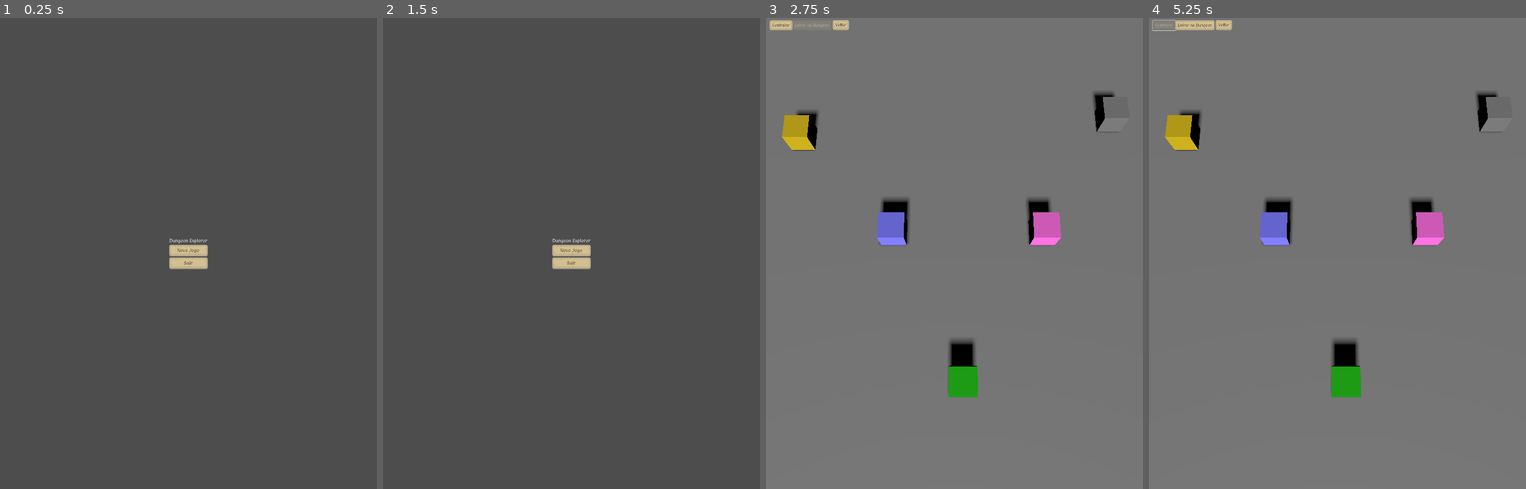
Above: before the commit, frames 1-4 (left to right).
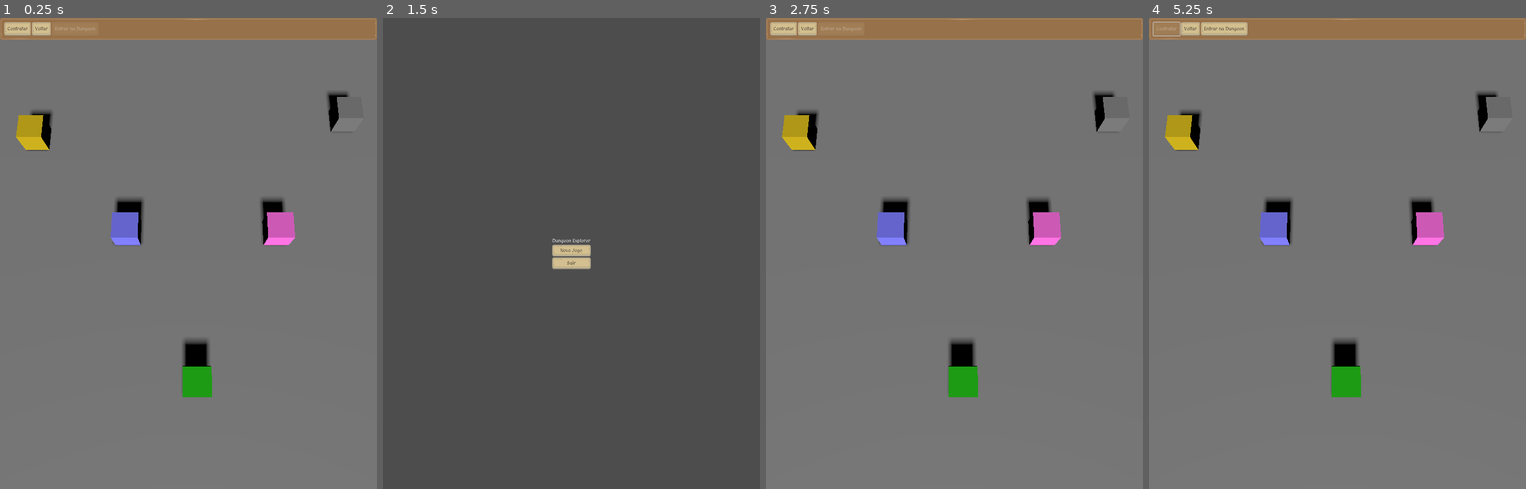
Above: after the commit, the same moments.

Repository: lazaromenezes/dungeon-explorer-godot
Game: Godot game, scene res://scenes/tavern/tavern.tscn
The game is run twice, just before and just after one commit, with the same random seed, the same clock (stepped at 60 frames per second) and the same inputs. Before the commit the project starts from res://scenes/title_window/main_menu.tscn.
Inputs (mouse positions are in pixels of both pictures, inside the frame that each line leads up to):
- Up to frame 1 (0.25 s): no input
- Up to frame 2 (1.5 s): click (401, 27) at 0.5 s, where only the run after the commit has a clickable "Contratar"; click (424, 27) at 1.25 s, where only the run after the commit has a clickable "Voltar"
- Up to frame 3 (2.75 s): click "Novo Jogo" at 2 s
- Up to frame 4 (5.25 s): click "Contratar" at 2.75 s; click "Voltar" at 3.5 s; click "Novo Jogo" at 4.25 s; click "Contratar" at 5 s

The runs differ from the first frame. In frame 1, 99% of the frame differs, in the area x 0-100%, y 0-100%; in frame 2, nothing differs; in frame 3, 4.6%; in frame 4, 4.5%.

Commit message:
Big UI revamp to enable showing looted items

Diff:
--- a/project.godot
+++ b/project.godot
@@ -11,7 +11,7 @@
 [application]
 
 config/name="dungeon-explorer"
-run/main_scene="res://scenes/title_window/main_menu.tscn"
+run/main_scene="res://scenes/tavern/tavern.tscn"
 config/features=PackedStringArray("4.1", "Mobile")
 config/icon="res://icon.svg"
 
--- a/scenes/dungeon/dungeon.gd
+++ b/scenes/dungeon/dungeon.gd
@@ -135,19 +135,20 @@
 func _on_phase_completed():
 	current_phase_completed.emit()
 
-func _on_next_wave_confirmed():
+func _on_next_wave_confirmed(): # next wave
 	_current_phase.complete()
 	_start_turn()
 
-func _on_next_wave_cancelled():
+func _on_next_wave_cancelled(): # wave canceled
 	_current_phase.complete()
 	_on_run_away()
 
-func _on_run_away():
+func _on_run_away(): # game over
 	get_tree().change_scene_to_file("res://scenes/tavern/tavern.tscn")
 
 func _on_chest_resolved(looted_items):
-	print(looted_items)
+	for item in looted_items:
+		$ExplorationHUD.add_to_inventory(item)
 
 func _on_potion_resolved(selection: Dictionary):
 	for hireling in $Hirelings.get_children():
--- a/scenes/dungeon/dungeon.tscn
+++ b/scenes/dungeon/dungeon.tscn
@@ -123,37 +123,6 @@
 confirm_button = "Sim"
 cancel_button = "Não"
 
-[node name="RunAwayButton" type="Button" parent="ExplorationHUD"]
-layout_mode = 0
-offset_left = 15.0
-offset_top = 64.0
-offset_right = 62.0
-offset_bottom = 95.0
-text = "Fugir"
-
-[node name="DungeonLevelText" type="Label" parent="ExplorationHUD"]
-layout_mode = 0
-offset_left = 14.0
-offset_top = 32.0
-offset_right = 169.0
-offset_bottom = 58.0
-text = "Nível da Dungeon: 0"
-
-[node name="DragonAwereness" type="Label" parent="ExplorationHUD"]
-layout_mode = 0
-offset_left = 15.0
-offset_top = 104.0
-offset_right = 163.0
-offset_bottom = 130.0
-text = "Alerta de Dragão: 0"
-
-[node name="CurrentPhase" type="Label" parent="ExplorationHUD"]
-layout_mode = 0
-offset_left = 14.0
-offset_right = 154.0
-offset_bottom = 26.0
-text = "Fase do Turno: %s"
-
 [node name="GameOverDialog" parent="ExplorationHUD" instance=ExtResource("7_qitpp")]
 visible = false
 layout_mode = 1
@@ -182,7 +151,60 @@
 offset_right = -576.0
 offset_bottom = -324.0
 
+[node name="Footer" type="PanelContainer" parent="ExplorationHUD"]
+clip_contents = true
+custom_minimum_size = Vector2(0, 100)
+layout_mode = 1
+anchors_preset = 12
+anchor_top = 1.0
+anchor_right = 1.0
+anchor_bottom = 1.0
+grow_horizontal = 2
+grow_vertical = 0
+size_flags_horizontal = 3
+size_flags_vertical = 4
+
+[node name="BottomPanel" type="HBoxContainer" parent="ExplorationHUD/Footer"]
+layout_mode = 2
+size_flags_horizontal = 0
+size_flags_vertical = 4
+theme_override_constants/separation = 10
+
+[node name="Label" type="Label" parent="ExplorationHUD/Footer/BottomPanel"]
+layout_mode = 2
+size_flags_horizontal = 2
+text = "Inventário"
+
+[node name="Header" type="PanelContainer" parent="ExplorationHUD"]
+custom_minimum_size = Vector2(0, 75)
+layout_mode = 1
+anchors_preset = 10
+anchor_right = 1.0
+offset_bottom = 75.0
+grow_horizontal = 2
+
+[node name="TopPanel" type="HBoxContainer" parent="ExplorationHUD/Header"]
+custom_minimum_size = Vector2(0, 45)
+layout_mode = 2
+theme_override_constants/separation = 20
+
+[node name="CurrentPhase" type="Label" parent="ExplorationHUD/Header/TopPanel"]
+layout_mode = 2
+text = "Fase do Turno: %s"
+
+[node name="DungeonLevelText" type="Label" parent="ExplorationHUD/Header/TopPanel"]
+layout_mode = 2
+text = "Nível da Dungeon: 0"
+
+[node name="DragonAwereness" type="Label" parent="ExplorationHUD/Header/TopPanel"]
+layout_mode = 2
+text = "Alerta de Dragão: 0"
+
+[node name="RunAwayButton" type="Button" parent="ExplorationHUD/Header/TopPanel"]
+layout_mode = 2
+text = "Fugir"
+
 [connection signal="cancelled" from="ExplorationHUD/NextWaveDialog" to="." method="_on_next_wave_cancelled"]
 [connection signal="confirmed" from="ExplorationHUD/NextWaveDialog" to="." method="_on_next_wave_confirmed"]
-[connection signal="pressed" from="ExplorationHUD/RunAwayButton" to="." method="_on_run_away"]
 [connection signal="confirmed" from="ExplorationHUD/GameOverDialog" to="." method="_on_run_away"]
+[connection signal="pressed" from="ExplorationHUD/Header/TopPanel/RunAwayButton" to="." method="_on_run_away"]
--- a/scenes/dungeon/hud.gd
+++ b/scenes/dungeon/hud.gd
@@ -4,6 +4,8 @@
 const DUNGEON_LEVEL_LABEL: String = "Nível da Dungeon: %s"
 const DRAGON_AWARENESS_LABEL: String = "Alerta de Dragão: %d"
 const CURRENT_PHASE_LABEL: String = "Fase do Turno: %s"
+
+const IventoryButton = preload("res://scenes/ui/item_button/item_button.tscn")
 
 func show_alert(message: String):
 	$Alert.visible = false
@@ -19,10 +21,15 @@
 	$GameOverDialog.show()
 
 func on_phase_started(phase_name: String):
-	$CurrentPhase.text = CURRENT_PHASE_LABEL % phase_name
+	$Header/TopPanel/CurrentPhase.text = CURRENT_PHASE_LABEL % phase_name
 
 func on_level_changed(current_level: int):
-	$DungeonLevelText.text = DUNGEON_LEVEL_LABEL % current_level
+	$Header/TopPanel/DungeonLevelText.text = DUNGEON_LEVEL_LABEL % current_level
 
 func on_dragon_alerted(dragon_awareness: int):
-	$DragonAwereness.text = DRAGON_AWARENESS_LABEL % dragon_awareness
+	$Header/TopPanel/DragonAwereness.text = DRAGON_AWARENESS_LABEL % dragon_awareness
+
+func add_to_inventory(item):
+	var button = IventoryButton.instantiate()
+	button.item = item
+	$Footer/BottomPanel.add_child(button)
--- a/scenes/items/loot_item/chest/chest.gd
+++ b/scenes/items/loot_item/chest/chest.gd
@@ -1,5 +1,7 @@
 extends LootItem
 class_name Chest
+
+@export var available_items: Array[ItemDefinition]
 
 const OpenChest = preload("res://scenes/ui/open_chest/open_chest.tscn")
 
@@ -13,15 +15,15 @@
 	resolved.emit(looted_items)
 
 func _draw_loot(amount: int):
-	var looted_items = Array()
+	var looted_items: Array[ItemDefinition] = []
 
 	for item in amount:
-		var looted_item = GameConstants.Item.keys().pick_random()
+		var looted_item = self.available_items.pick_random()
 		looted_items.append(looted_item)
 
 	return looted_items
 
-func _show_loot(looted_items):
+func _show_loot(looted_items: Array[ItemDefinition]):
 	var open_chest = OpenChest.instantiate()
 	get_tree().root.add_child(open_chest)
 	open_chest.show_loot(looted_items)
--- a/scenes/items/loot_item/chest/chest.tscn
+++ b/scenes/items/loot_item/chest/chest.tscn
@@ -1,12 +1,23 @@
-[gd_scene load_steps=5 format=3 uid="uid://ca0n7nb4gya7x"]
+[gd_scene load_steps=15 format=3 uid="uid://ca0n7nb4gya7x"]
 
 [ext_resource type="PackedScene" uid="uid://bfcn1333vxv3p" path="res://scenes/items/loot_item/loot_item.tscn" id="1_0bhr3"]
 [ext_resource type="Resource" uid="uid://q4e8yecggj6r" path="res://scenes/items/loot_item/chest/chest.tres" id="2_ffrga"]
 [ext_resource type="Material" uid="uid://ciar62gxvpv8r" path="res://materials/basic/pink.tres" id="2_t3hjh"]
 [ext_resource type="Script" path="res://scenes/items/loot_item/chest/chest.gd" id="2_veemy"]
+[ext_resource type="Resource" uid="uid://d2udwo13mpvtw" path="res://scenes/items/loot_item/item_definitions/vorpal_sword.tres" id="3_aestm"]
+[ext_resource type="Resource" uid="uid://c8fn5mxasgg33" path="res://scenes/items/loot_item/item_definitions/bait.tres" id="3_mp8kd"]
+[ext_resource type="Resource" uid="uid://bbbp5rytm0m83" path="res://scenes/items/loot_item/item_definitions/talisman.tres" id="4_nqbfc"]
+[ext_resource type="Resource" uid="uid://c8ioefi34j1xv" path="res://scenes/items/loot_item/item_definitions/dragon_scale.tres" id="4_uwqb7"]
+[ext_resource type="Resource" uid="uid://dy8ljoil8tsbt" path="res://scenes/items/loot_item/item_definitions/lute.tres" id="5_1naf6"]
+[ext_resource type="Resource" uid="uid://b6h45uv0nlxhh" path="res://scenes/items/loot_item/item_definitions/portal.tres" id="6_2byfr"]
+[ext_resource type="Resource" uid="uid://clj0cgddx1kb" path="res://scenes/items/loot_item/item_definitions/potion.tres" id="7_fa4nw"]
+[ext_resource type="Resource" uid="uid://1h1k76qi43hv" path="res://scenes/items/loot_item/item_definitions/ring.tres" id="8_giy88"]
+[ext_resource type="Resource" uid="uid://b20rqd2vyfgr1" path="res://scenes/items/loot_item/item_definitions/scepter.tres" id="9_6o253"]
+[ext_resource type="Resource" uid="uid://dkiqg76p2jou5" path="res://scenes/items/loot_item/item_definitions/thief_tools.tres" id="11_f76xp"]
 
 [node name="Chest" instance=ExtResource("1_0bhr3")]
 script = ExtResource("2_veemy")
+available_items = Array[Resource("res://scenes/items/loot_item/item_definitions/item_definition.gd")]([ExtResource("3_mp8kd"), ExtResource("4_uwqb7"), ExtResource("5_1naf6"), ExtResource("6_2byfr"), ExtResource("7_fa4nw"), ExtResource("8_giy88"), ExtResource("9_6o253"), ExtResource("4_nqbfc"), ExtResource("11_f76xp"), ExtResource("3_aestm")])
 properties = ExtResource("2_ffrga")
 
 [node name="MeshInstance3D" parent="StaticBody3D" index="1"]
--- /dev/null
+++ b/scenes/items/loot_item/item_definitions/bait.tres
@@ -0,0 +1,15 @@
+[gd_resource type="Resource" script_class="ItemDefinition" load_steps=4 format=3 uid="uid://c8fn5mxasgg33"]
+
+[ext_resource type="Script" path="res://scenes/items/loot_item/item_definitions/item_definition.gd" id="1_2kesk"]
+[ext_resource type="Texture2D" uid="uid://c4sim23wf5ixx" path="res://assets/loot_icons.png" id="1_3ivk0"]
+
+[sub_resource type="AtlasTexture" id="AtlasTexture_1x2v0"]
+atlas = ExtResource("1_3ivk0")
+region = Rect2(169, 466, 144, 145)
+
+[resource]
+script = ExtResource("1_2kesk")
+name = "Isca de Dragão"
+description = "Use para aumentar o nível de alerta do dragão, espantando todos os monstros"
+icon = SubResource("AtlasTexture_1x2v0")
+points = 1
--- /dev/null
+++ b/scenes/items/loot_item/item_definitions/dragon_scale.tres
@@ -0,0 +1,15 @@
+[gd_resource type="Resource" script_class="ItemDefinition" load_steps=4 format=3 uid="uid://c8ioefi34j1xv"]
+
+[ext_resource type="Script" path="res://scenes/items/loot_item/item_definitions/item_definition.gd" id="1_5byer"]
+[ext_resource type="Texture2D" uid="uid://c4sim23wf5ixx" path="res://assets/loot_icons.png" id="1_hongh"]
+
+[sub_resource type="AtlasTexture" id="AtlasTexture_ihlrd"]
+atlas = ExtResource("1_hongh")
+region = Rect2(174, 158, 144, 145)
+
+[resource]
+script = ExtResource("1_5byer")
+name = "Escana de Dragão"
+description = "Um souvenir da dungeon. Vale 2 pontos."
+icon = SubResource("AtlasTexture_ihlrd")
+points = 2
--- /dev/null
+++ b/scenes/items/loot_item/item_definitions/item_definition.gd
@@ -0,0 +1,7 @@
+extends Resource
+class_name ItemDefinition
+
+@export var name: String
+@export var description: String
+@export var icon: AtlasTexture
+@export var points: int = 1
--- /dev/null
+++ b/scenes/items/loot_item/item_definitions/lute.tres
@@ -0,0 +1,15 @@
+[gd_resource type="Resource" script_class="ItemDefinition" load_steps=4 format=3 uid="uid://dy8ljoil8tsbt"]
+
+[ext_resource type="Texture2D" uid="uid://c4sim23wf5ixx" path="res://assets/loot_icons.png" id="1_biofy"]
+[ext_resource type="Script" path="res://scenes/items/loot_item/item_definitions/item_definition.gd" id="1_vl8hd"]
+
+[sub_resource type="AtlasTexture" id="AtlasTexture_kqxn1"]
+atlas = ExtResource("1_biofy")
+region = Rect2(8, 619, 144, 144)
+
+[resource]
+script = ExtResource("1_vl8hd")
+name = "Alaúde"
+description = "Use como um bardo"
+icon = SubResource("AtlasTexture_kqxn1")
+points = 1
--- /dev/null
+++ b/scenes/items/loot_item/item_definitions/portal.tres
@@ -0,0 +1,15 @@
+[gd_resource type="Resource" script_class="ItemDefinition" load_steps=4 format=3 uid="uid://b6h45uv0nlxhh"]
+
+[ext_resource type="Texture2D" uid="uid://c4sim23wf5ixx" path="res://assets/loot_icons.png" id="1_ec3ee"]
+[ext_resource type="Script" path="res://scenes/items/loot_item/item_definitions/item_definition.gd" id="1_wg4us"]
+
+[sub_resource type="AtlasTexture" id="AtlasTexture_pquxk"]
+atlas = ExtResource("1_ec3ee")
+region = Rect2(168, 616, 144, 146)
+
+[resource]
+script = ExtResource("1_wg4us")
+name = "Portal da Cidade"
+description = "Use esse portal para voltar para a cidade sem perder pontos"
+icon = SubResource("AtlasTexture_pquxk")
+points = 2
--- /dev/null
+++ b/scenes/items/loot_item/item_definitions/potion.tres
@@ -0,0 +1,15 @@
+[gd_resource type="Resource" script_class="ItemDefinition" load_steps=4 format=3 uid="uid://clj0cgddx1kb"]
+
+[ext_resource type="Script" path="res://scenes/items/loot_item/item_definitions/item_definition.gd" id="1_1qs0k"]
+[ext_resource type="Texture2D" uid="uid://c4sim23wf5ixx" path="res://assets/loot_icons.png" id="1_8gr2n"]
+
+[sub_resource type="AtlasTexture" id="AtlasTexture_rne84"]
+atlas = ExtResource("1_8gr2n")
+region = Rect2(170, 317, 144, 144)
+
+[resource]
+script = ExtResource("1_1qs0k")
+name = "Poção"
+description = "Use como uma poção"
+icon = SubResource("AtlasTexture_rne84")
+points = 1
--- /dev/null
+++ b/scenes/items/loot_item/item_definitions/ring.tres
@@ -0,0 +1,15 @@
+[gd_resource type="Resource" script_class="ItemDefinition" load_steps=4 format=3 uid="uid://1h1k76qi43hv"]
+
+[ext_resource type="Script" path="res://scenes/items/loot_item/item_definitions/item_definition.gd" id="1_77xxj"]
+[ext_resource type="Texture2D" uid="uid://c4sim23wf5ixx" path="res://assets/loot_icons.png" id="1_d81w3"]
+
+[sub_resource type="AtlasTexture" id="AtlasTexture_4vwjk"]
+atlas = ExtResource("1_d81w3")
+region = Rect2(177, 0, 144, 145)
+
+[resource]
+script = ExtResource("1_77xxj")
+name = "Anel de Invisibilidade"
+description = "Use para sumir e diminuir o nível de alerta do dragão"
+icon = SubResource("AtlasTexture_4vwjk")
+points = 1
--- /dev/null
+++ b/scenes/items/loot_item/item_definitions/scepter.tres
@@ -0,0 +1,15 @@
+[gd_resource type="Resource" script_class="ItemDefinition" load_steps=4 format=3 uid="uid://b20rqd2vyfgr1"]
+
+[ext_resource type="Script" path="res://scenes/items/loot_item/item_definitions/item_definition.gd" id="1_djobl"]
+[ext_resource type="Texture2D" uid="uid://c4sim23wf5ixx" path="res://assets/loot_icons.png" id="1_suw8p"]
+
+[sub_resource type="AtlasTexture" id="AtlasTexture_ofg4j"]
+atlas = ExtResource("1_suw8p")
+region = Rect2(1, 315, 145, 145)
+
+[resource]
+script = ExtResource("1_djobl")
+name = "Cetro"
+description = "Use como um mago"
+icon = SubResource("AtlasTexture_ofg4j")
+points = 1
--- /dev/null
+++ b/scenes/items/loot_item/item_definitions/talisman.tres
@@ -0,0 +1,15 @@
+[gd_resource type="Resource" script_class="ItemDefinition" load_steps=4 format=3 uid="uid://bbbp5rytm0m83"]
+
+[ext_resource type="Texture2D" uid="uid://c4sim23wf5ixx" path="res://assets/loot_icons.png" id="1_f1six"]
+[ext_resource type="Script" path="res://scenes/items/loot_item/item_definitions/item_definition.gd" id="1_vqild"]
+
+[sub_resource type="AtlasTexture" id="AtlasTexture_chwdq"]
+atlas = ExtResource("1_f1six")
+region = Rect2(0, 160, 148, 148)
+
+[resource]
+script = ExtResource("1_vqild")
+name = "Talisman"
+description = "Use para adicionar um clérigo"
+icon = SubResource("AtlasTexture_chwdq")
+points = 1
--- /dev/null
+++ b/scenes/items/loot_item/item_definitions/thief_tools.tres
@@ -0,0 +1,15 @@
+[gd_resource type="Resource" script_class="ItemDefinition" load_steps=4 format=3 uid="uid://dkiqg76p2jou5"]
+
+[ext_resource type="Script" path="res://scenes/items/loot_item/item_definitions/item_definition.gd" id="1_3n51w"]
+[ext_resource type="Texture2D" uid="uid://c4sim23wf5ixx" path="res://assets/loot_icons.png" id="1_ompm5"]
+
+[sub_resource type="AtlasTexture" id="AtlasTexture_jyla7"]
+atlas = ExtResource("1_ompm5")
+region = Rect2(6, 466, 146, 146)
+
+[resource]
+script = ExtResource("1_3n51w")
+name = "Ferramentas de Ladino"
+description = "Use como um ladino"
+icon = SubResource("AtlasTexture_jyla7")
+points = 1
--- /dev/null
+++ b/scenes/items/loot_item/item_definitions/vorpal_sword.tres
@@ -0,0 +1,15 @@
+[gd_resource type="Resource" script_class="ItemDefinition" load_steps=4 format=3 uid="uid://d2udwo13mpvtw"]
+
+[ext_resource type="Texture2D" uid="uid://c4sim23wf5ixx" path="res://assets/loot_icons.png" id="1_ikpuu"]
+[ext_resource type="Script" path="res://scenes/items/loot_item/item_definitions/item_definition.gd" id="1_w807s"]
+
+[sub_resource type="AtlasTexture" id="AtlasTexture_nuda8"]
+atlas = ExtResource("1_ikpuu")
+region = Rect2(0, 1, 145, 145)
+
+[resource]
+script = ExtResource("1_w807s")
+name = "Vorpal Sword"
+description = "Use para adicionar um guerreiro"
+icon = SubResource("AtlasTexture_nuda8")
+points = 1
--- a/scenes/tavern/tavern.gd
+++ b/scenes/tavern/tavern.gd
@@ -7,17 +7,17 @@
 	Party.current.clear()
 
 func _ready():
-	$HUD/GoButton.disabled = true
-	$HUD/GoButton.pressed.connect(_enter_dungeon)
-	$HUD/HireButton.pressed.connect(_roll_hirelings)
-	$HUD/BackButton.pressed.connect(_back_to_title)
+	$HUD/Header/HBoxContainer/GoButton.disabled = true
+	$HUD/Header/HBoxContainer/GoButton.pressed.connect(_enter_dungeon)
+	$HUD/Header/HBoxContainer/HireButton.pressed.connect(_roll_hirelings)
+	$HUD/Header/HBoxContainer/BackButton.pressed.connect(_back_to_title)
 
 func _roll_hirelings():
 	for i in MAX_HIRELINGS:
 		$Hirelings.get_children().pick_random().notify_roll()
 
-	$HUD/HireButton.disabled = true
-	$HUD/GoButton.disabled = false
+	$HUD/Header/HBoxContainer/HireButton.disabled = true
+	$HUD/Header/HBoxContainer/GoButton.disabled = false
 
 func _back_to_title():
 	get_tree().change_scene_to_file("res://scenes/title_window/main_menu.tscn")
--- a/scenes/tavern/tavern.tscn
+++ b/scenes/tavern/tavern.tscn
@@ -64,30 +64,28 @@
 anchor_bottom = 1.0
 grow_horizontal = 2
 grow_vertical = 2
-scale = Vector2(0.849621, 0.865907)
 mouse_filter = 2
 theme = ExtResource("7_a8bs3")
 
-[node name="HireButton" type="Button" parent="HUD"]
-layout_mode = 0
-offset_left = 15.3009
-offset_top = 10.3937
-offset_right = 99.3009
-offset_bottom = 41.3937
+[node name="Header" type="PanelContainer" parent="HUD"]
+custom_minimum_size = Vector2(0, 75)
+layout_mode = 1
+anchors_preset = 10
+anchor_right = 1.0
+offset_bottom = 69.0
+grow_horizontal = 2
+
+[node name="HBoxContainer" type="HBoxContainer" parent="HUD/Header"]
+layout_mode = 2
+
+[node name="HireButton" type="Button" parent="HUD/Header/HBoxContainer"]
+layout_mode = 2
 text = "Contratar"
 
-[node name="BackButton" type="Button" parent="HUD"]
-layout_mode = 0
-offset_left = 267.178
-offset_top = 9.23887
-offset_right = 322.178
-offset_bottom = 40.2389
+[node name="BackButton" type="Button" parent="HUD/Header/HBoxContainer"]
+layout_mode = 2
 text = "Voltar"
 
-[node name="GoButton" type="Button" parent="HUD"]
-layout_mode = 0
-offset_left = 104.753
-offset_top = 10.3937
-offset_right = 259.753
-offset_bottom = 41.3937
+[node name="GoButton" type="Button" parent="HUD/Header/HBoxContainer"]
+layout_mode = 2
 text = "Entrar na Dungeon"
--- /dev/null
+++ b/scenes/ui/item_button/item_button.gd
@@ -0,0 +1,8 @@
+extends Button
+class_name ItemButton
+
+@export var item: ItemDefinition
+
+func _ready():
+	icon = item.icon
+	tooltip_text = item.description
--- /dev/null
+++ b/scenes/ui/item_button/item_button.tscn
@@ -0,0 +1,19 @@
+[gd_scene load_steps=3 format=3 uid="uid://cec5kabv4giov"]
+
+[ext_resource type="Theme" uid="uid://2bkh2fwjvfve" path="res://themes/kenney-rpg-ui-theme/kenney-rpg-ui-theme.tres" id="1_23e40"]
+[ext_resource type="Script" path="res://scenes/ui/item_button/item_button.gd" id="2_vp61o"]
+
+[node name="ItemButton" type="Button"]
+custom_minimum_size = Vector2(64, 64)
+anchors_preset = 4
+anchor_top = 0.5
+anchor_bottom = 0.5
+offset_top = -32.0
+offset_right = 64.0
+offset_bottom = 32.0
+grow_vertical = 2
+theme = ExtResource("1_23e40")
+theme_override_constants/icon_max_width = 64
+icon_alignment = 1
+expand_icon = true
+script = ExtResource("2_vp61o")
--- a/scenes/ui/open_chest/open_chest.gd
+++ b/scenes/ui/open_chest/open_chest.gd
@@ -2,14 +2,18 @@
 
 signal checked()
 
-func show_loot(looted_items):
+func show_loot(looted_items: Array[ItemDefinition]):
 	for item in looted_items:
 		_show_item(item)
 
-func _show_item(item):
-	var label = Label.new()
-	label.text = item
-	$PanelContainer/VBoxContainer/ItemContainer.add_child(label)
+func _show_item(item: ItemDefinition):
+
+	var sprite = TextureRect.new()
+	sprite.texture = item.icon
+
+	#var label = Label.new()
+	#label.text = item.name
+	$PanelContainer/VBoxContainer/ItemContainer.add_child(sprite)
 
 func _on_button_pressed():
 	checked.emit()
Binary file added: assets/loot_icons.png
Not shown, added: assets/loot_icons.png.import
